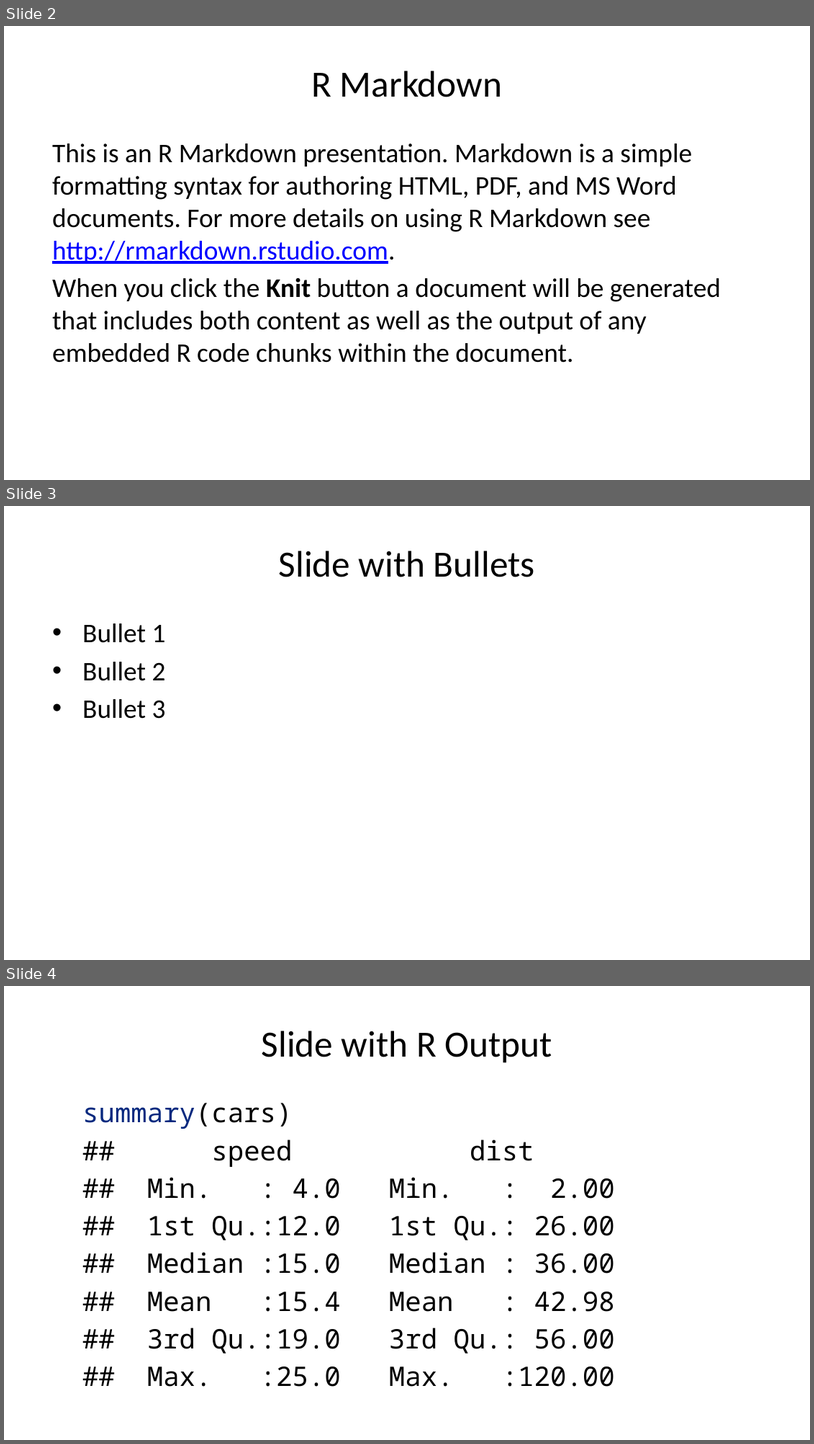
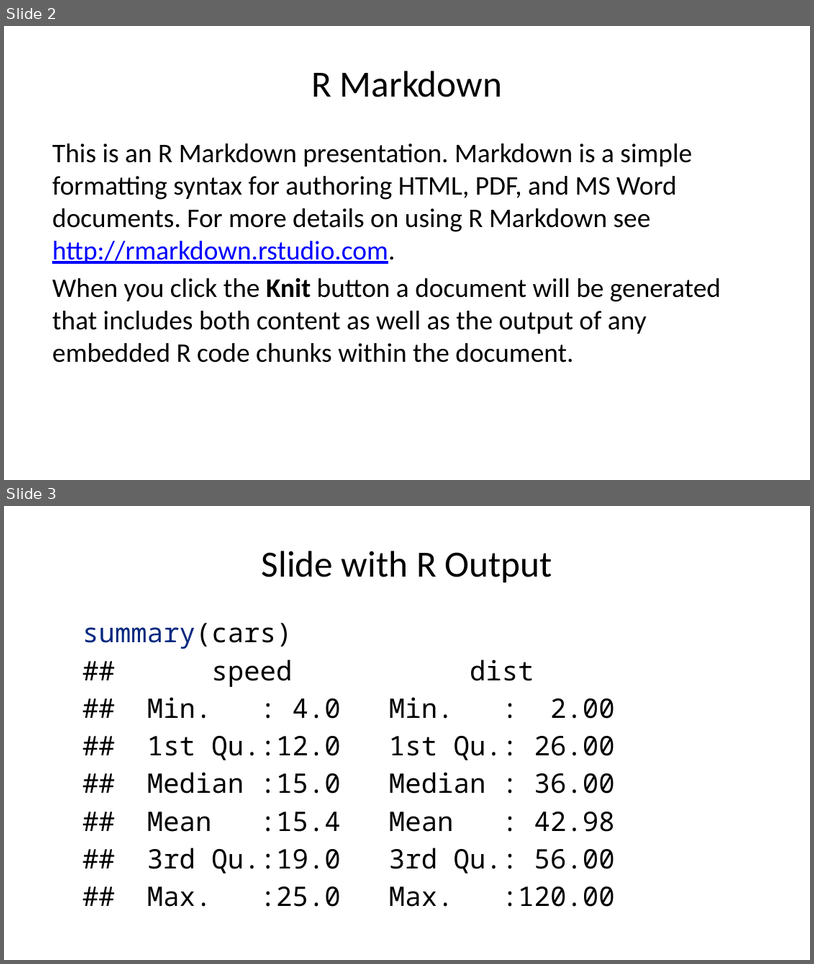
Before and after one commit to datacivica/ppt-huelladecuidados-LatinR, a slide deck: ppt-LatinR.pptx. Shown one above the other, each under a label of ours: slides 2, 3 and 4 before the commit, slides 2 and 3 after it. The pictures are 814x1444 and 814x964 pixels, drawn with LibreOffice and Linux fonts; fonts in the diff are those of the drawing. Boxes give left, top, right and bottom in pixels: in the first picture for what was removed or moved away, otherwise in the second. Text is boxed around its words. In the diff, an @@ line names an element or a change of style, - is before the commit and + after.

```diff
--- a/ppt-LatinR.pptx
+++ b/ppt-LatinR.pptx
@@ slide 3 removed at <box>4,506,810,960</box>, background #FFFFFF @@
@@ title removed at <box>279,551,535,577</box> @@
-Slide with Bullets
@@ text removed at <box>82,623,166,718</box> @@
-• Bullet 1
-• Bullet 2
-• Bullet 3
@@ what was slide 4 is now slide 3 @@
```
Also in this commit, not shown: 4 slides changed, 3 slides added, 2 other slides removed, 5 other files.
